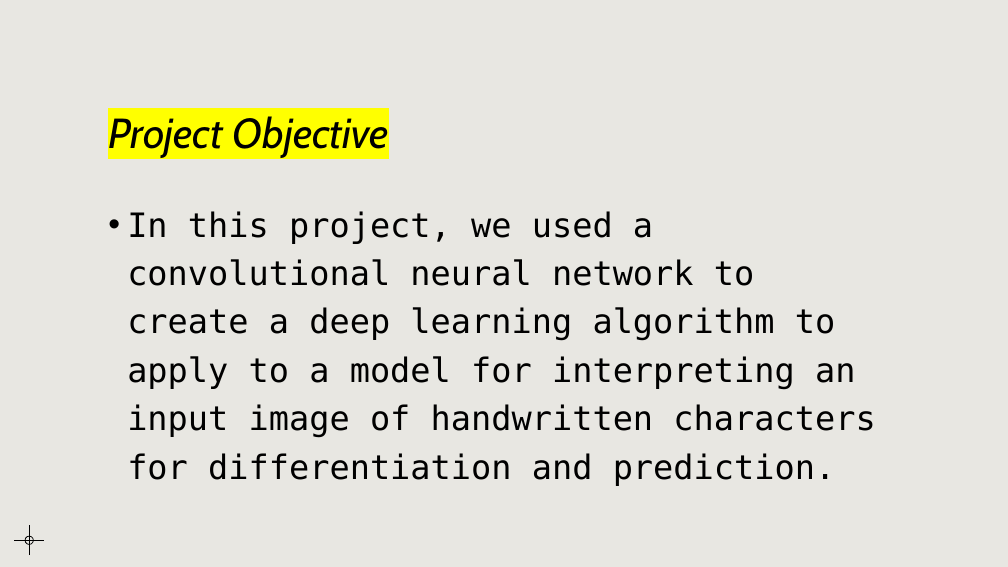
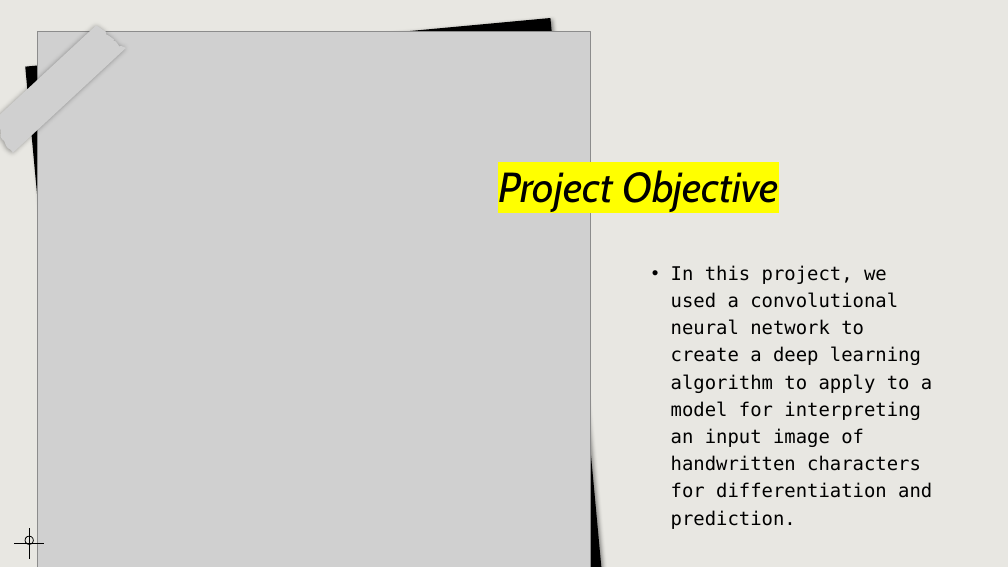
Before and after one commit to ashante112/final_project, a slide deck: slide 2 of Presentation.pptx. Drawn at 1008x567 pixels with LibreOffice and Linux fonts; fonts in the diff are those of the drawing; grey boxes stand for pictures. Boxes give left, top, right and bottom in pixels: in the first picture for what was removed or moved away, otherwise in the second. Text is boxed around its words. In the diff, an @@ line names an element or a change of style, - is before the commit and + after.

```diff
--- a/Presentation.pptx
+++ b/Presentation.pptx
@@ picture added at [0,21,126,153] @@
@@ freeform shape added at [25,18,601,567], fill #000000 @@
@@ picture added at [38,31,590,567] @@
@@ picture added at [38,31,590,567] @@
@@ title "Project Objective": place and size @@
-title "Project Objective" at [108,116,389,158]
+title "Project Objective" at [498,170,778,212]
@@ text "In this project, we used ...": place and size @@
-text "In this project, we used ..." at [127,211,875,486]
+text "In this project, we used ..." at [671,265,932,529]
@@ text "In this project, we used ..." at [671,265,932,529]: size 32 to 18 pt @@
@@ ellipse removed at [25,536,33,544] @@
@@ ellipse added at [25,536,33,544], outline #000000 0.75 pt @@
@@ line removed from (29, 555) to (29, 526) @@
@@ line added from (29, 559) to (29, 529), #000000 0.75 pt @@
@@ line removed from (14, 541) to (44, 541) @@
@@ line added from (14, 544) to (44, 544), #000000 0.75 pt @@
```
Also in this commit, not shown: 6 other slides changed, 1 slide added, 1 slide removed, 6 other files.
